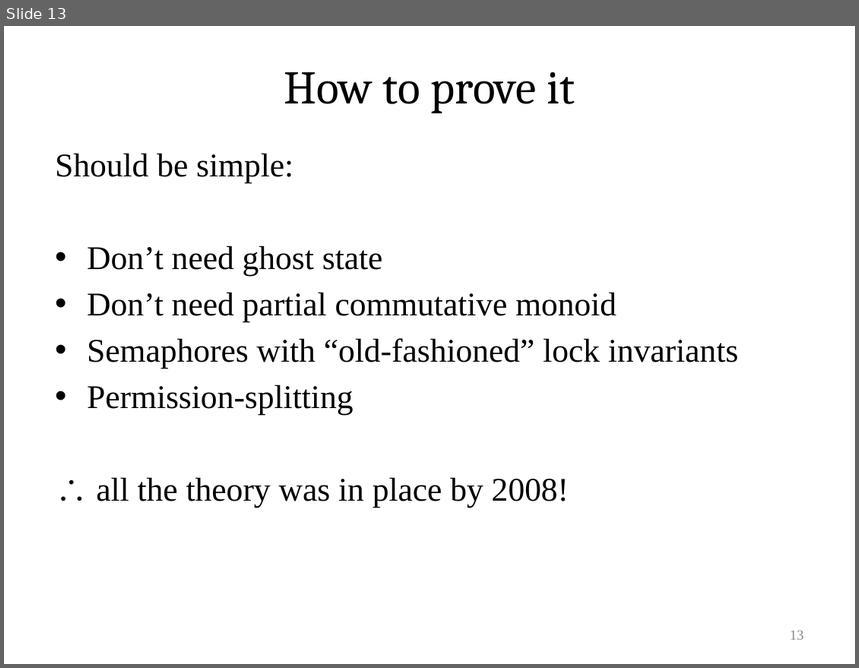
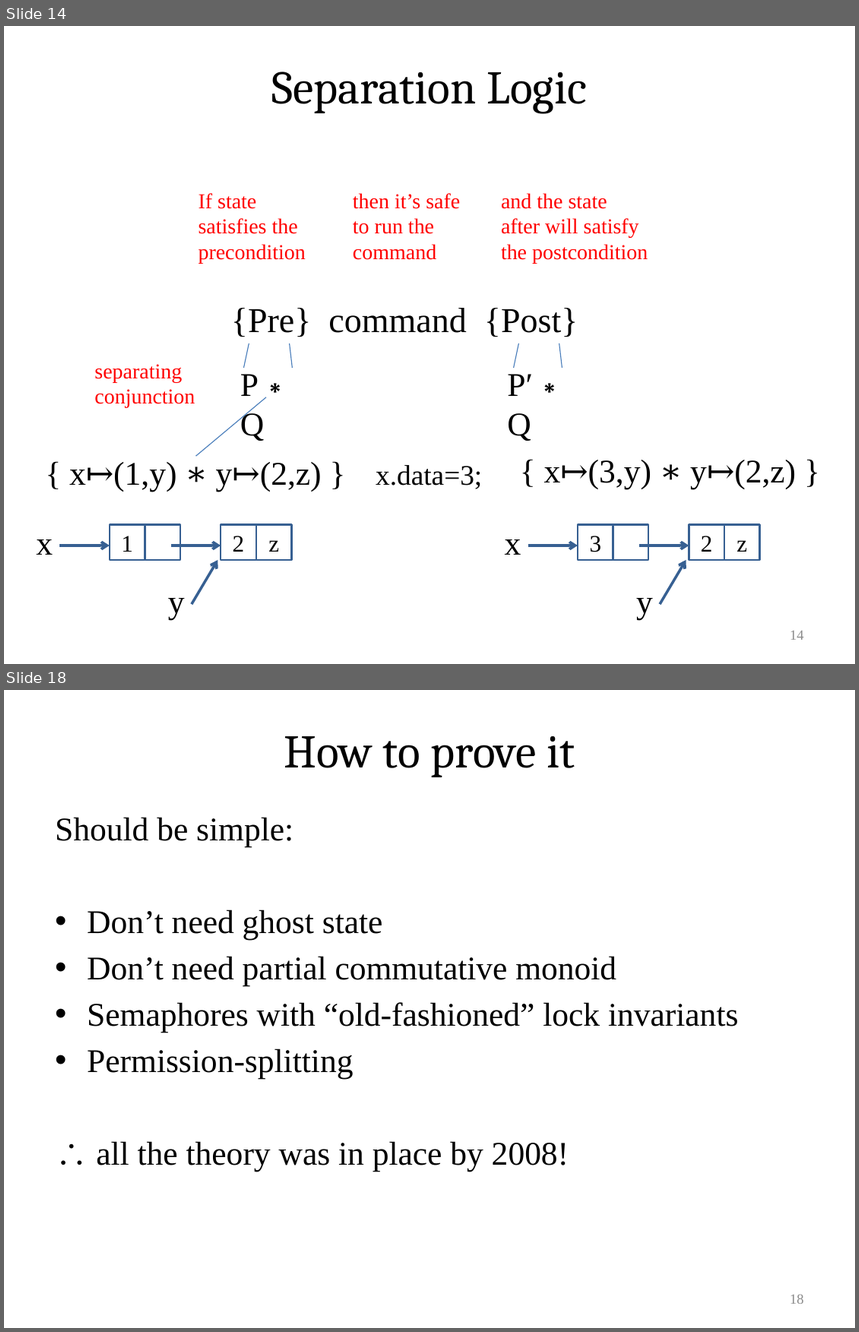
Before and after one commit to VeriNum/pardotprod, a slide deck: doc/Parallel Dot Product.pptx. Shown one above the other, each under a label of ours: slide 13 before the commit, slides 14 and 18 after it; the slides between them are not shown. The pictures are 859x668 and 859x1332 pixels, drawn with LibreOffice and Linux fonts; fonts in the diff are those of the drawing. Boxes give left, top, right and bottom in pixels: in the first picture for what was removed or moved away, otherwise in the second. Text is boxed around its words. In the diff, an @@ line names an element or a change of style, - is before the commit and + after.

```diff
--- a/doc/Parallel Dot Product.pptx
+++ b/doc/Parallel Dot Product.pptx
@@ slide 14 added at (x1=4, y1=26, x2=855, y2=664), background #FFFFFF @@
@@ title added at (x1=272, y1=72, x2=587, y2=113), 39.6 pt, text #000000 @@
+Separation Logic
@@ text added at (x1=199, y1=193, x2=306, y2=263), 18 pt, text #FF0000 @@
+If state
+satisfies the
+precondition
@@ text added at (x1=353, y1=193, x2=460, y2=260), 18 pt, text #FF0000 @@
+then it’s safe
+to run the
+command
@@ text added at (x1=501, y1=193, x2=648, y2=263), 18 pt, text #FF0000 @@
+and the state
+after will satisfy
+the postcondition
@@ text added at (x1=231, y1=308, x2=578, y2=337), 29.6 pt, text #000000 @@
+{Pre} command {Post}
@@ line added from (249, 344) to (244, 368), #4B7EBC 0.75 pt @@
@@ line added from (289, 344) to (293, 368), #4B7EBC 0.75 pt @@
@@ line added from (519, 344) to (514, 368), #4B7EBC 0.75 pt @@
@@ line added from (559, 344) to (563, 368), #4B7EBC 0.75 pt @@
@@ text added at (x1=94, y1=364, x2=195, y2=408), 18 pt, text #FF0000 @@
+separating
+conjunction
@@ text added at (x1=240, y1=374, x2=292, y2=441), 28 pt, text #000000 @@
+P∗Q
@@ text added at (x1=507, y1=374, x2=566, y2=441), 28 pt, text #000000 @@
+P′∗Q
@@ group added at (x1=36, y1=397, x2=796, y2=620): 8 rectangles, 7 texts, 6 arrows, 1 line @@
+1
+{ x↦(1,y) ∗ y↦(2,z) }
+x
+2
+z
+y
+3
+{ x↦(3,y) ∗ y↦(2,z) }
+x
+2
+z
+y
+x.data=3;
@@ page number added at (x1=790, y1=631, x2=804, y2=640), 12 pt, text #8C8C8C @@
+14
@@ what was slide 13 is now slide 18 @@
@@ page number at (x1=790, y1=1294, x2=804, y2=1304): text changed @@
-13
+18
```
Also in this commit, not shown: 2 slides changed, 7 other slides added, 6 other files.
